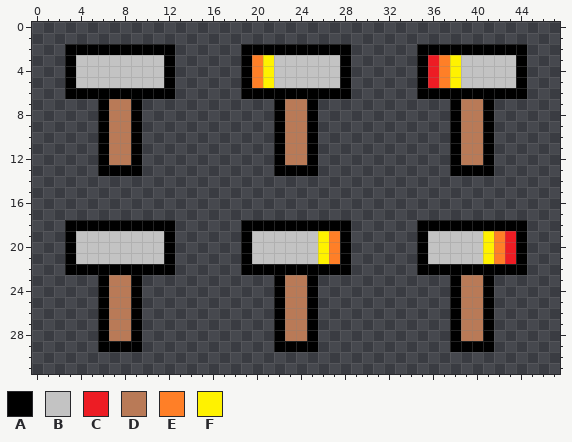
Edited in one commit: pixel-art sprite (FirstGame/Content/hammer.png). Above is the file before it was changed.
The file is 48x32 pixels.
Palette (. is transparent): A #000000  B #c3c3c3  C #ed1c24  D #b97a57  E #ff7f27  F #fff200
Pixels before, first column x 3:
 2 AAAAAAAAAA......AAAAAAAAAA......AAAAAAAAAA
 3 ABBBBBBBBA......AEFBBBBBBA......ACEFBBBBBA
 4 ABBBBBBBBA......AEFBBBBBBA......ACEFBBBBBA
 5 ABBBBBBBBA......AEFBBBBBBA......ACEFBBBBBA
 6 AAAAAAAAAA......AAAAAAAAAA......AAAAAAAAAA
 7 ...ADDA............ADDA............ADDA...
 8 ...ADDA............ADDA............ADDA...
 9 ...ADDA............ADDA............ADDA...
10 ...ADDA............ADDA............ADDA...
11 ...ADDA............ADDA............ADDA...
12 ...ADDA............ADDA............ADDA...
13 ...AAAA............AAAA............AAAA...
14 ..........................................
15 ..........................................
16 ..........................................
17 ..........................................
18 AAAAAAAAAA......AAAAAAAAAA......AAAAAAAAAA
19 ABBBBBBBBA......ABBBBBBFEA......ABBBBBFECA
20 ABBBBBBBBA......ABBBBBBFEA......ABBBBBFECA
21 ABBBBBBBBA......ABBBBBBFEA......ABBBBBFECA
22 AAAAAAAAAA......AAAAAAAAAA......AAAAAAAAAA
23 ...ADDA............ADDA............ADDA...
24 ...ADDA............ADDA............ADDA...
25 ...ADDA............ADDA............ADDA...
26 ...ADDA............ADDA............ADDA...
27 ...ADDA............ADDA............ADDA...
28 ...ADDA............ADDA............ADDA...
29 ...AAAA............AAAA............AAAA...
The same view after the edit:
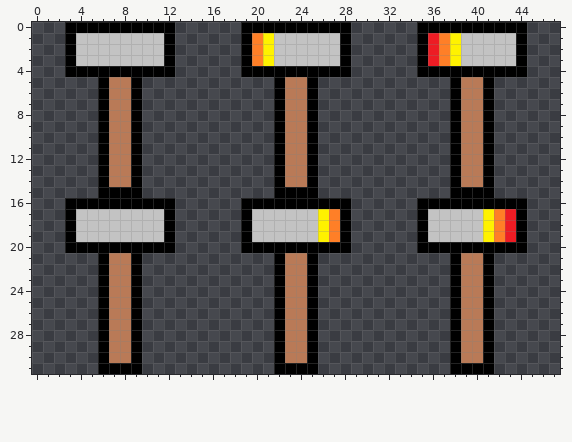
Message: Added minigame selecction screen and a carpentry hammer that almost works
Edits made:
There is now colour A in row 0 at x 3 to 12, 19 to 28 and 35 to 44; in row 1 at x 3, 12, 19, 28, 35 and 44; in row 14 at x 6, 9, 22, 25, 38 and 41; in row 15 at x 6 to 9, 22 to 25 and 38 to 41; in row 16 at x 3 to 12, 19 to 28 and 35 to 44; in row 17 at x 3, 12, 19, 28, 35 and 44.
There is now colour A in row 30 at x 6, 9, 22, 25, 38 and 41; in row 31 at x 6 to 9, 22 to 25 and 38 to 41.
The edit turns colour B into colour A in row 4 at x 4 to 11, 22 to 27 and 39 to 43; in row 5 at x 6, 9, 22, 25 and 41; in row 20 at x 4 to 11, 20 to 25 and 36 to 40; in row 21 at x 6, 9, 22, 25 and 38.
The edit turns colour C into colour A in row 4 at x 36; in row 20 at x 43.
The edit turns colour E into colour A in row 4 at x 20 and 37; in row 20 at x 27 and 42.
The edit turns colour F into colour A in row 4 at x 21 and 38; in row 5 at x 38; in row 20 at x 26 and 41; in row 21 at x 41.
There is now colour B in row 1 at x 4 to 11, 22 to 27 and 39 to 43; in row 17 at x 4 to 11, 20 to 25 and 36 to 40.
The edit turns colour A into colour B in row 2 at x 4 to 11, 22 to 27 and 39 to 43; in row 18 at x 4 to 11, 20 to 25 and 36 to 40.
There is now colour C in row 1 at x 36; in row 17 at x 43.
The edit turns colour A into colour C in row 2 at x 36; in row 18 at x 43.
There is now colour D in row 14 at x 7 to 8, 23 to 24 and 39 to 40; in row 30 at x 7 to 8, 23 to 24 and 39 to 40.
The edit turns colour A into colour D in row 6 at x 7 to 8, 23 to 24 and 39 to 40; in row 13 at x 7 to 8, 23 to 24 and 39 to 40; in row 22 at x 7 to 8, 23 to 24 and 39 to 40; in row 29 at x 7 to 8, 23 to 24 and 39 to 40.
The edit turns colour B into colour D in row 5 at x 7 to 8, 23 to 24 and 39 to 40; in row 21 at x 7 to 8, 23 to 24 and 39 to 40.
There is now colour E in row 1 at x 20 and 37; in row 17 at x 27 and 42.
The edit turns colour A into colour E in row 2 at x 20 and 37; in row 18 at x 27 and 42.
There is now colour F in row 1 at x 21 and 38; in row 17 at x 26 and 41.
The edit turns colour A into colour F in row 2 at x 21 and 38; in row 18 at x 26 and 41.
Colour A is removed in row 5 at x 3, 12, 19, 28, 35 and 44; in row 6 at x 3 to 5, 10 to 12, 19 to 21, 26 to 28, 35 to 37 and 42 to 44; in row 21 at x 3, 12, 19, 28, 35 and 44; in row 22 at x 3 to 5, 10 to 12, 19 to 21, 26 to 28, 35 to 37 and 42 to 44.
Colour B is removed in row 5 at x 4 to 5, 10 to 11, 26 to 27 and 42 to 43; in row 21 at x 4 to 5, 10 to 11, 20 to 21 and 36 to 37.
Colour C is removed in row 5 at x 36; in row 21 at x 43.
Colour E is removed in row 5 at x 20 and 37; in row 21 at x 27 and 42.
Colour F is removed in row 5 at x 21; in row 21 at x 26.
